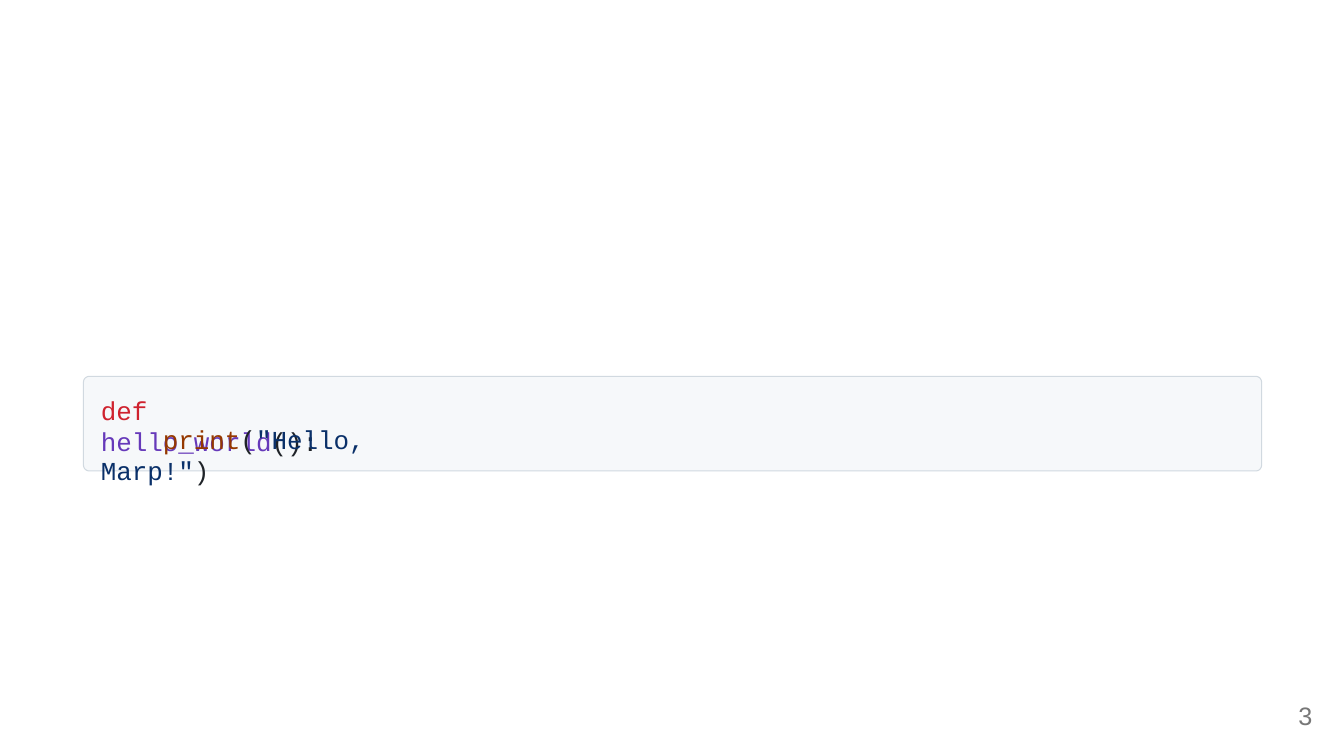
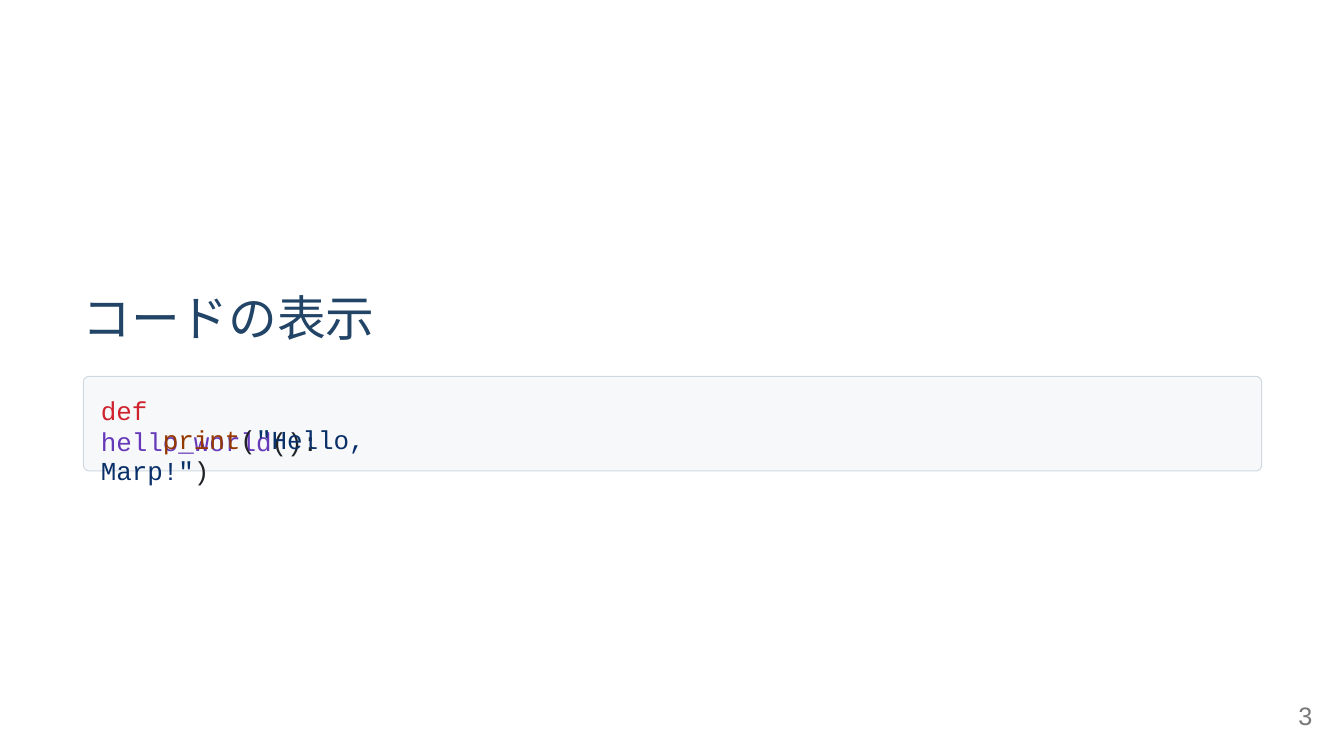
Before and after one commit to haruka-aibara/haruka-aibara, a slide deck: slide 3 of docs/Marp/test.pptx. Drawn at 1344x756 pixels with LibreOffice and Linux fonts; fonts in the diff are those of the drawing. Boxes give left, top, right and bottom in pixels: in the first picture for what was removed or moved away, otherwise in the second. Text is boxed around its words. In the diff, an @@ line names an element or a change of style, - is before the commit and + after.

```diff
--- a/docs/Marp/test.pptx
+++ b/docs/Marp/test.pptx
@@ text added at box(82, 295, 374, 340), 34.8 pt, text #224466 @@
+コードの表⽰
```
Also in this commit, not shown: 1 other slide changed, 5 slides added, 5 slides removed.
